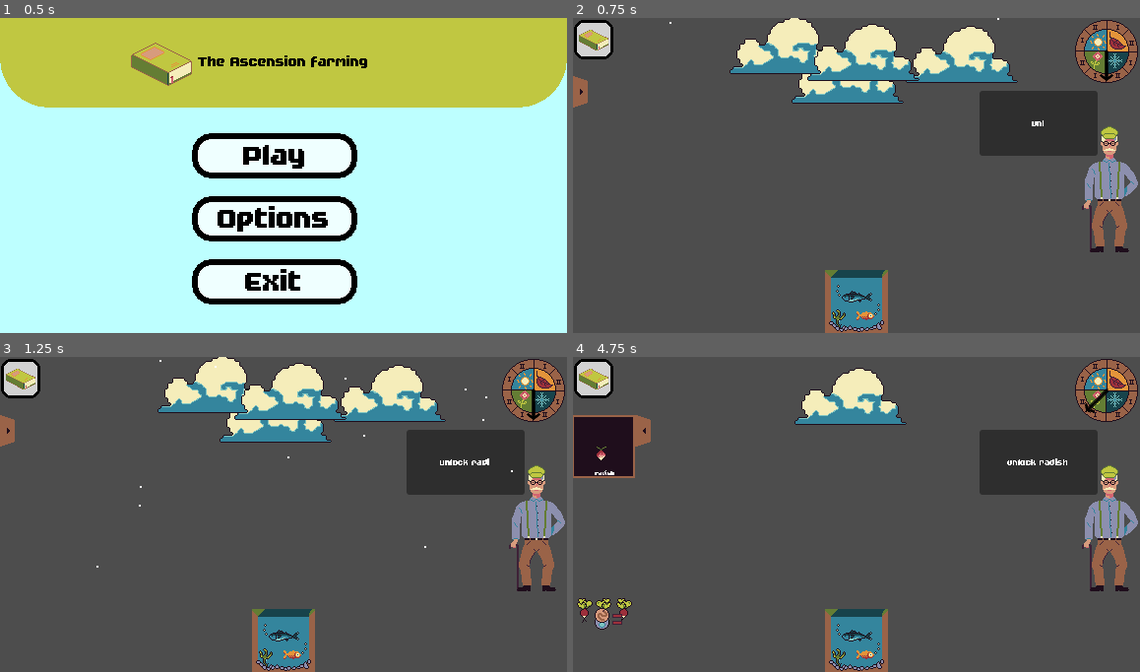
Above: before the commit, frames 1-4 (two rows, left to right).
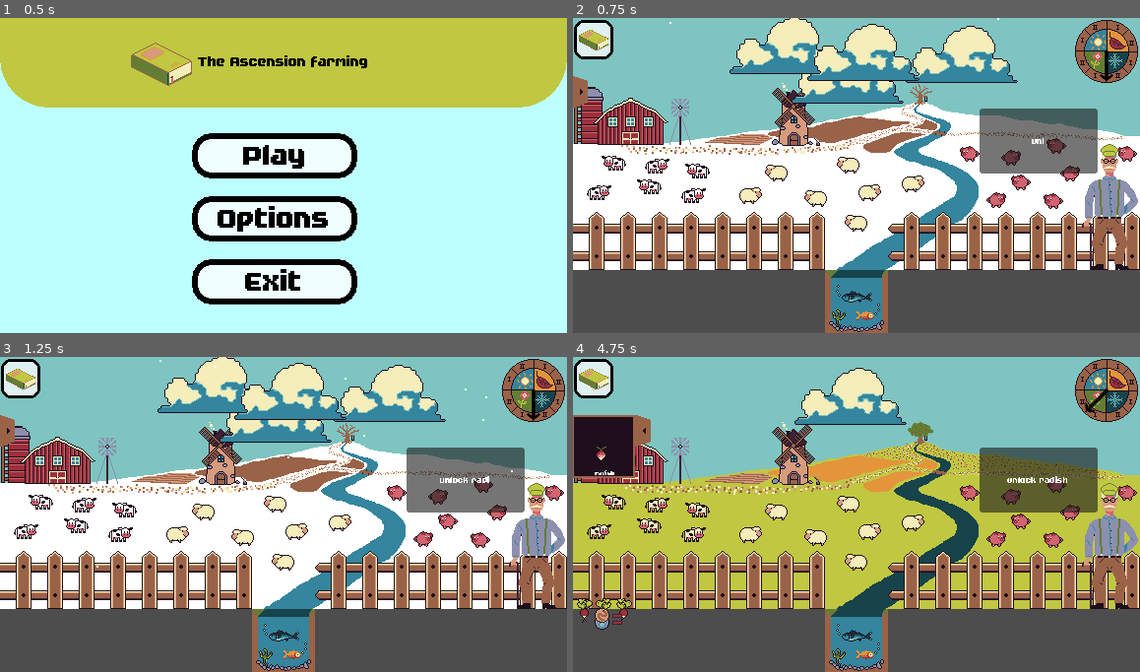
Above: after the commit, the same moments.

Repository: JustAlternate/Regenerative_Game_Jam
Game: Godot game, scene res://Scenes/menu.tscn
The game is run twice, just before and just after one commit, with the same random seed, the same clock (stepped at 60 frames per second) and the same inputs.
Inputs (mouse positions are in pixels of both pictures, inside the frame that each line leads up to):
- Up to frame 1 (0.5 s): no input
- Up to frame 2 (0.75 s): click "Play" at 0.5 s
- Up to frame 3 (1.25 s): no input
- Up to frame 4 (4.75 s): click (590, 429) at 1.25 s; click "radish" at 2 s; click (607, 621) at 2.77 s; click (1105, 388) at 3.5 s; click "radish" at 4.25 s

Frame 1 is identical in both runs. In frame 2, 69% of the frame differs, in the area x 0-100%, y 0-80%; in frame 3, 69%; in frame 4, 72%.

Commit message:
ajout background

Diff:
--- a/Scenes/home.tscn
+++ b/Scenes/home.tscn
@@ -1,13 +1,52 @@
-[gd_scene load_steps=9 format=3 uid="uid://cux0ivx6exq1b"]
+[gd_scene load_steps=14 format=3 uid="uid://cux0ivx6exq1b"]
 
 [ext_resource type="PackedScene" uid="uid://dftuedx82aneu" path="res://Scenes/encyclopedia.tscn" id="1_1gyia"]
 [ext_resource type="Script" path="res://Scripts/Game.gd" id="1_mivhc"]
 [ext_resource type="PackedScene" uid="uid://du2q4bvo17ea" path="res://Scenes/dialogue_grand_pere.tscn" id="2_005re"]
+[ext_resource type="Texture2D" uid="uid://cqemdebiu2vyn" path="res://Assets/Plant/background-automne.png" id="2_pi25p"]
+[ext_resource type="Texture2D" uid="uid://bjwcvxhdyymu" path="res://Assets/Plant/background-printemps.png" id="3_lswv8"]
+[ext_resource type="Texture2D" uid="uid://baekq7aujb1pc" path="res://Assets/Plant/background-ete.png" id="4_2d7xi"]
 [ext_resource type="PackedScene" uid="uid://cpc1baduxkefv" path="res://Scenes/seed_drawer.tscn" id="4_fw8ti"]
 [ext_resource type="PackedScene" uid="uid://slb4mijat6jh" path="res://Scenes/clock.tscn" id="5_gjtvy"]
+[ext_resource type="Texture2D" uid="uid://dyj33o55lscxg" path="res://Assets/Plant/background-hiver.png" id="5_l38m1"]
 [ext_resource type="PackedScene" uid="uid://c751d7ivsjn33" path="res://Scenes/meteo.tscn" id="6_2mes2"]
 [ext_resource type="PackedScene" uid="uid://c5fwrbut46wua" path="res://Scenes/plante.tscn" id="6_5hxrd"]
 [ext_resource type="Texture2D" uid="uid://dg8yjs0r274jp" path="res://Assets/Plant/sprite-case-eau-centre.png" id="8_tf5h7"]
+
+[sub_resource type="SpriteFrames" id="SpriteFrames_6c8pp"]
+animations = [{
+"frames": [{
+"duration": 1.0,
+"texture": ExtResource("2_pi25p")
+}],
+"loop": true,
+"name": &"fall",
+"speed": 5.0
+}, {
+"frames": [{
+"duration": 1.0,
+"texture": ExtResource("3_lswv8")
+}],
+"loop": true,
+"name": &"spring",
+"speed": 5.0
+}, {
+"frames": [{
+"duration": 1.0,
+"texture": ExtResource("4_2d7xi")
+}],
+"loop": true,
+"name": &"summer",
+"speed": 5.0
+}, {
+"frames": [{
+"duration": 1.0,
+"texture": ExtResource("5_l38m1")
+}],
+"loop": true,
+"name": &"winter",
+"speed": 5.0
+}]
 
 [node name="home" type="Node2D"]
 
@@ -16,13 +55,21 @@
 [node name="Game" type="Node2D" parent="."]
 script = ExtResource("1_mivhc")
 
+[node name="background" type="Node2D" parent="Game"]
+
+[node name="AnimatedSprite2D" type="AnimatedSprite2D" parent="Game/background"]
+texture_filter = 1
+position = Vector2(288, 128)
+sprite_frames = SubResource("SpriteFrames_6c8pp")
+animation = &"fall"
+
 [node name="Meteo" parent="Game" instance=ExtResource("6_2mes2")]
 
 [node name="seed_drawer" parent="Game" instance=ExtResource("4_fw8ti")]
 position = Vector2(-0.52281, 59.0615)
 
 [node name="Dialogue_grand_pere" parent="Game" instance=ExtResource("2_005re")]
-position = Vector2(546, 174)
+position = Vector2(546, 192)
 text = ""
 
 [node name="plant_spot_container" type="Node2D" parent="Game"]
--- a/Scenes/nuage_normal.tscn
+++ b/Scenes/nuage_normal.tscn
@@ -4,5 +4,6 @@
 [ext_resource type="Script" path="res://Scripts/nuage.gd" id="2_1k1dj"]
 
 [node name="nuage_normal" type="Sprite2D"]
+texture_filter = 1
 texture = ExtResource("1_pgmob")
 script = ExtResource("2_1k1dj")
--- a/Scripts/Game.gd
+++ b/Scripts/Game.gd
@@ -14,6 +14,17 @@
 func _process(delta):
 	#print(GlobalVariables.inventory)
 	pass
+
+var background_season_animation_dico = [
+	"winter", # Winter2
+	"spring", # Spring1
+	"spring",
+	"summer", # Ete1
+	"summer",
+	"fall", # Autumn1
+	"fall",
+	"winter", # Winter1
+]
 
 # new_phase : 0 = Winter2, 1 = Spring1 .... 7 = Winter1
 var list_proba_events = [
@@ -37,6 +48,9 @@
 	return "rien"
 
 func _on_clock_phase_changed(new_phase):
+
+	$background/AnimatedSprite2D.animation = background_season_animation_dico[new_phase]
+
 	# Here on va decider des random events :
 	GlobalVariables.game_state = "clock"
 	if $Encyclopedia/Book.visible == true:
